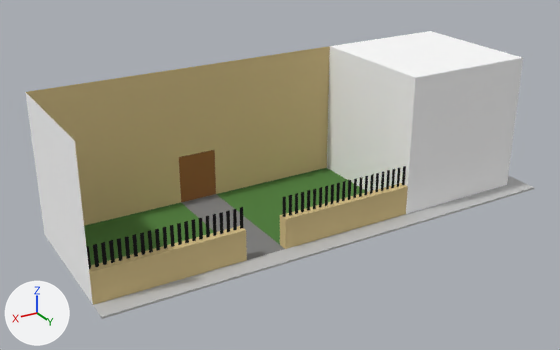
A saved change to the Blender file assets/models/districts/sebastian/museum_art.blend.
Before and after are seen from a 50 mm camera at (15.2, 26.6, 17.1) aimed at (-2.6, -3.2, 2.2). Arrows for +X, +Y and +Z are at lower left; the lights stay in place. The first picture is the older version.

Names of what the first picture shows: 'Buildings', 'Fences', 'Fences2', 'Garden'.
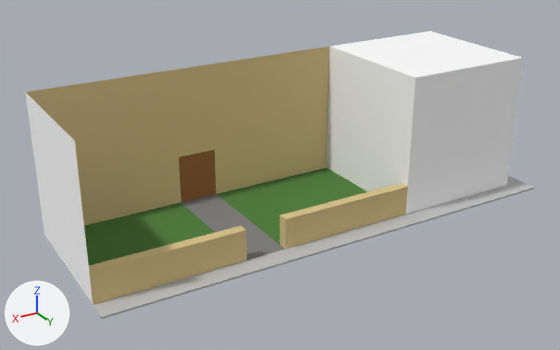
Where the change shows, as pixel boxes (x1, y1, x2, y2) in the pictures (560 x 350 px):
'Fences', deleted (black)
    before: (87, 207, 243, 269)
'Fences2', deleted (black)
    before: (283, 166, 406, 217)

The change, as a diff of the scene's bpy script:
```diff
--- a/assets/models/districts/sebastian/museum_art.blend.py
+++ b/assets/models/districts/sebastian/museum_art.blend.py
@@ ob_fences @@
-ob_fences = bpy.data.objects.new('Fences', me_plane_002)
-ob_fences.location = (4.5, -0.25, 1.6)
-ob_fences.rotation_euler = (1.571, 0.0, 0.0)  # degrees (90, 0, 0)
@@ ob_fences2 @@
-ob_fences2 = bpy.data.objects.new('Fences2', me_plane_003)
-ob_fences2.location = (-4.5, -0.25, 1.6)
-ob_fences2.rotation_euler = (1.571, 0.0, 0.0)  # degrees (90, 0, 0)
```
